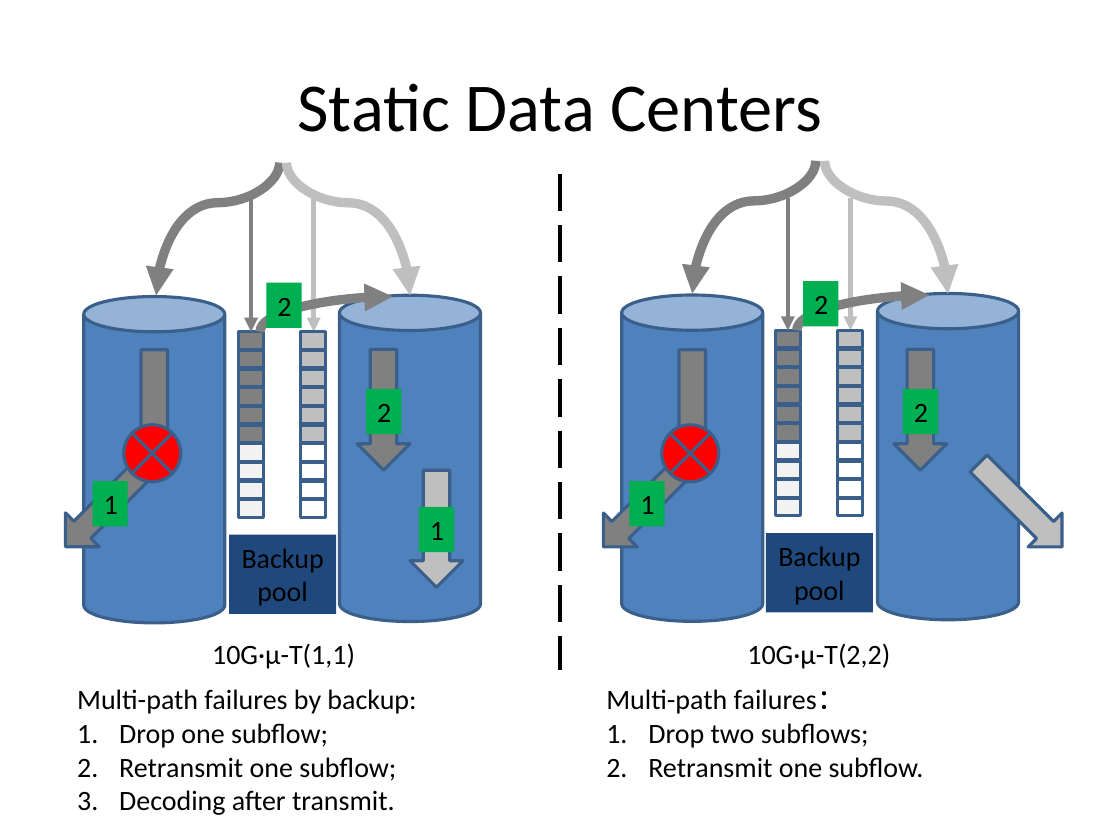
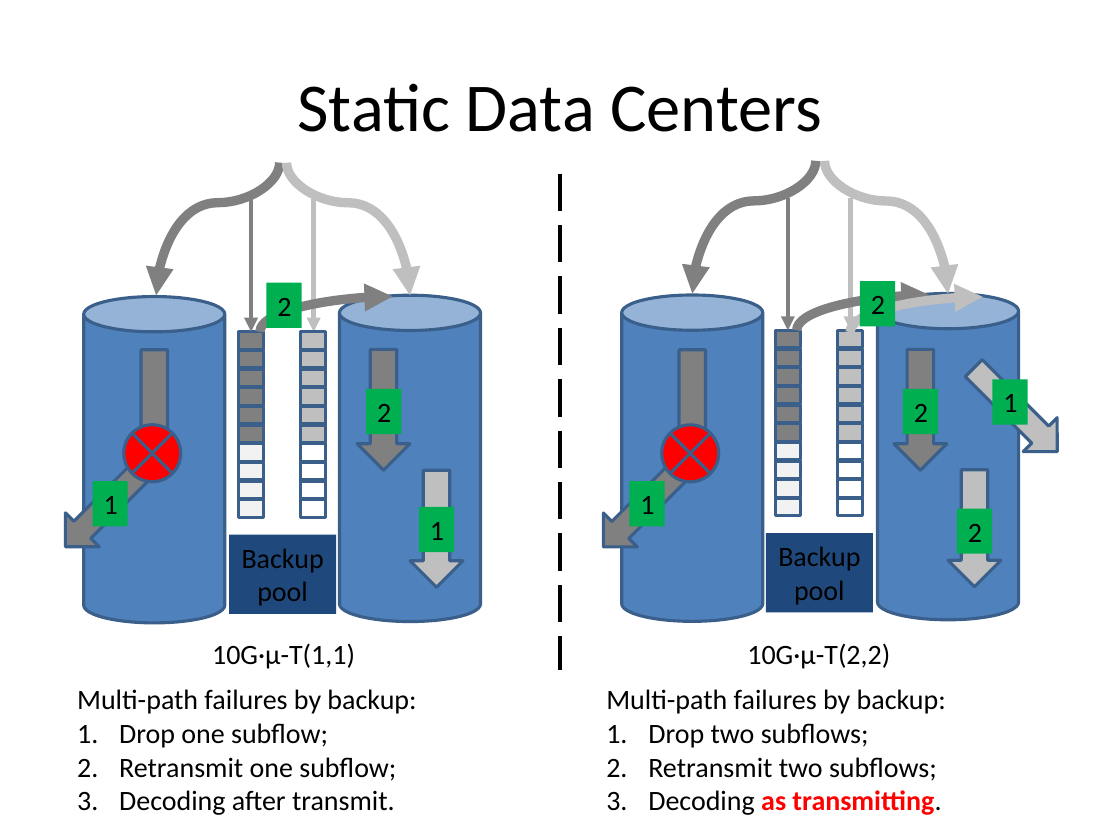
Before and after one commit to yongsen/data_center, a slide deck: slide 4 of Failures Handling for Multi-path TCP in Data Centers.pptx. Drawn at 1120x840 pixels with LibreOffice and Linux fonts; fonts in the diff are those of the drawing. Boxes give left, top, right and bottom in pixels: in the first picture for what was removed or moved away, otherwise in the second. Text is boxed around its words. In the diff, an @@ line names an element or a change of style, - is before the commit and + after.

Commit message:
Slides

```diff
--- a/Failures Handling for Multi-path TCP in Data Centers.pptx
+++ b/Failures Handling for Multi-path TCP in Data Centers.pptx
@@ curved arrow added from (850, 333) to (982, 297), #BFBFBF 6 pt @@
@@ rectangle "2": place and size @@
-rectangle "2" at [803,281,838,326]
+rectangle "2" at [860,281,895,326]
@@ down arrow: place and size @@
-down arrow at [962,446,1079,563]
+down arrow at [957,351,1074,468]
@@ rectangle added at [992,380,1027,424], fill #00B050, 18 pt, text #000000 @@
+1
@@ down arrow added at [948,469,1000,586], fill #BFBFBF, outline #3A5F8C 2 pt @@
@@ rectangle added at [956,508,991,553], fill #00B050, 18 pt, text #000000 @@
+2
@@ text at [606,689,946,714]: text changed @@
-Multi-path failures：
+Multi-path failures by backup:
@@ text at [648,757,941,815]: text changed @@
-2. Retransmit one subflow.
+2. Retransmit two subflows;
+3. Decoding as transmitting.
```
Also in this commit, not shown: 2 other slides changed, 23 other files.
